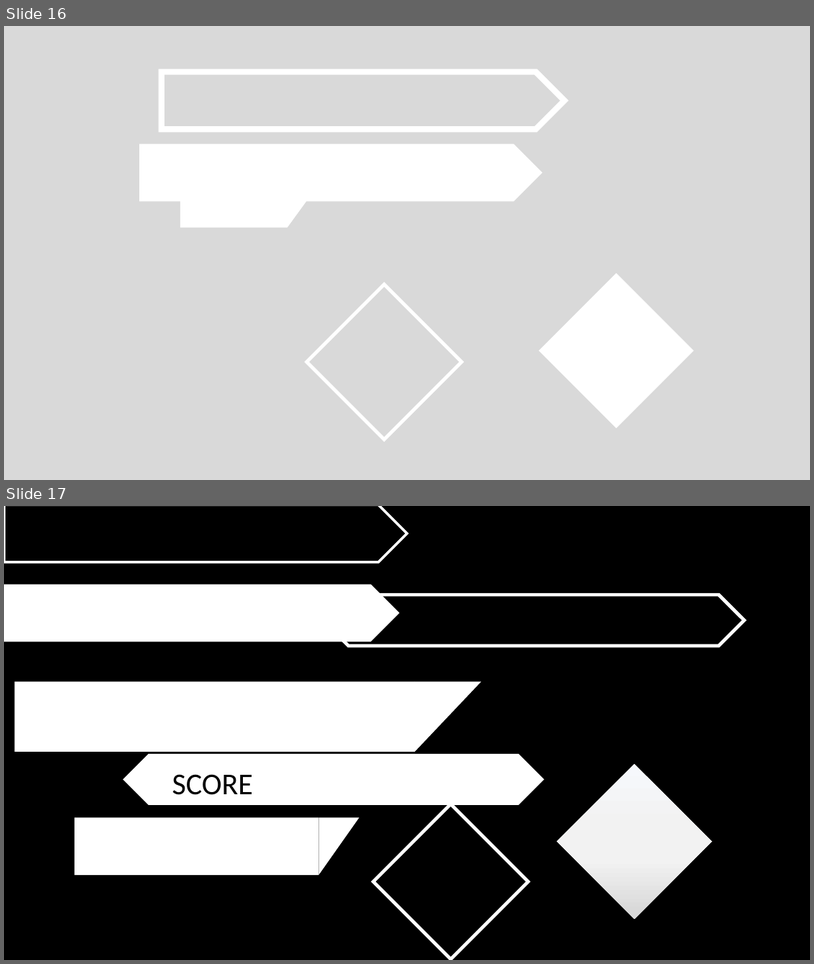
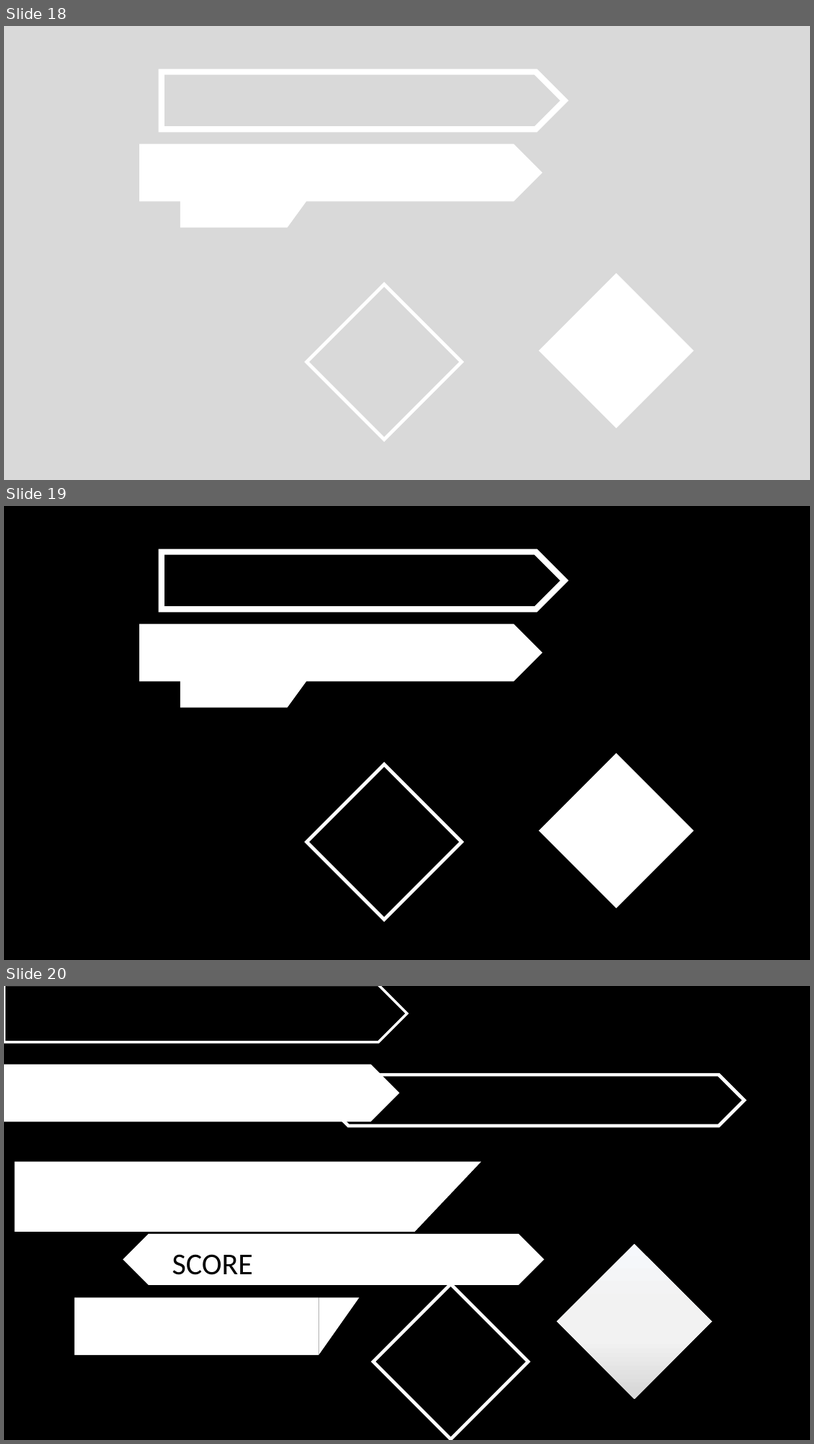
Before and after one commit to YuukiReiya/RhythmGame, a slide deck: resource.pptx. Shown one above the other, each under a label of ours: slides 16 and 17 before the commit, slides 18, 19 and 20 after it. The pictures are 814x964 and 814x1444 pixels, drawn with LibreOffice and Linux fonts; fonts in the diff are those of the drawing. Boxes give left, top, right and bottom in pixels: in the first picture for what was removed or moved away, otherwise in the second. Text is boxed around its words. In the diff, an @@ line names an element or a change of style, - is before the commit and + after.

```diff
--- a/resource.pptx
+++ b/resource.pptx
@@ slide 19 added at [4, 506, 810, 960], background #000000 @@
@@ snip same rect added at [161, 552, 565, 610], outline #FFFFFF 7 pt @@
@@ snip same rect added at [139, 624, 543, 682], fill #FFFFFF @@
@@ freeform shape added at [180, 650, 329, 708], fill #FFFFFF @@
@@ snip diag rect added at [307, 764, 462, 919], outline #FFFFFF 4 pt @@
@@ snip diag rect added at [540, 753, 694, 908], fill #FFFFFF @@
@@ what was slide 16 is now slide 18 @@
@@ what was slide 17 is now slide 20 @@
```
Also in this commit, not shown: 2 slides changed, 2 other slides added.
